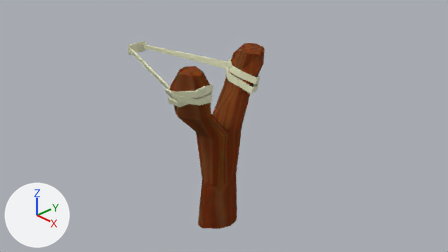
What one commit did to the Blender file Slingshot mit Texturen_blendet.blend.
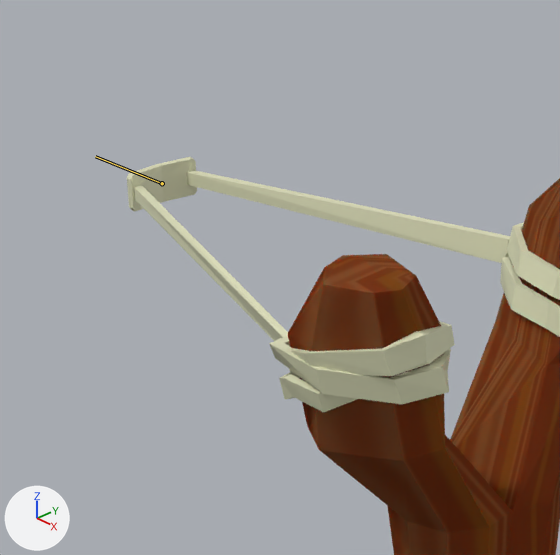
There are two pictures of each version: one from the file's camera 'Camera', one close up on the part from 21% to 54% of the width and 0% to 57% of the height. Arrows for +X, +Y and +Z are at lower left; the lights stay in place. The bones that bend it are drawn over the model as lines in the close-ups.
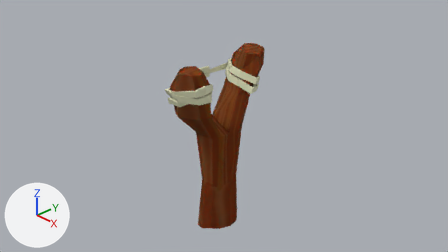
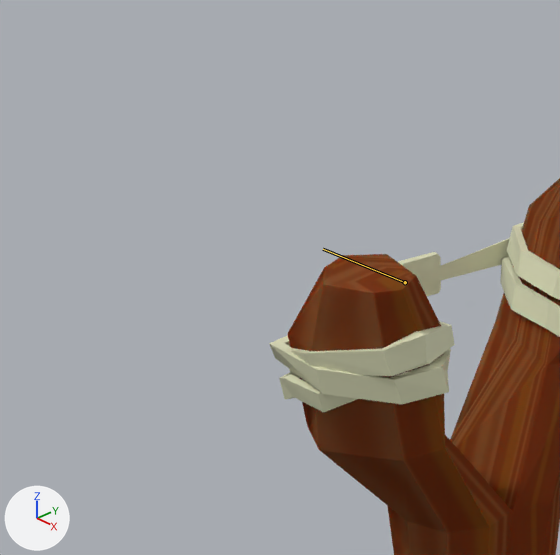
The newer file adds an action. The first version stands in its rest pose; the second is drawn at frame 1 of the action 'ArmatureAction'.

Edits to the bpy script that builds the scene:
```text
Change bone_bone:
    where bone_bone = bpy.data.objects['Armature'].pose.bones['Bone']
    bone_bone.location: (0.0, 0.0, 0.0) -> (0.0, -3.17, 0.0)
```

What differs and where, as boxes (x1, y1, x2, y2) in the close-ups (560 x 555 px):
'Cube.002', posed: before (127, 157, 560, 412); after (269, 222, 560, 412)
bone 'Bone', root to tip: before (162, 183) to (95, 156); after (405, 282) to (323, 249)
